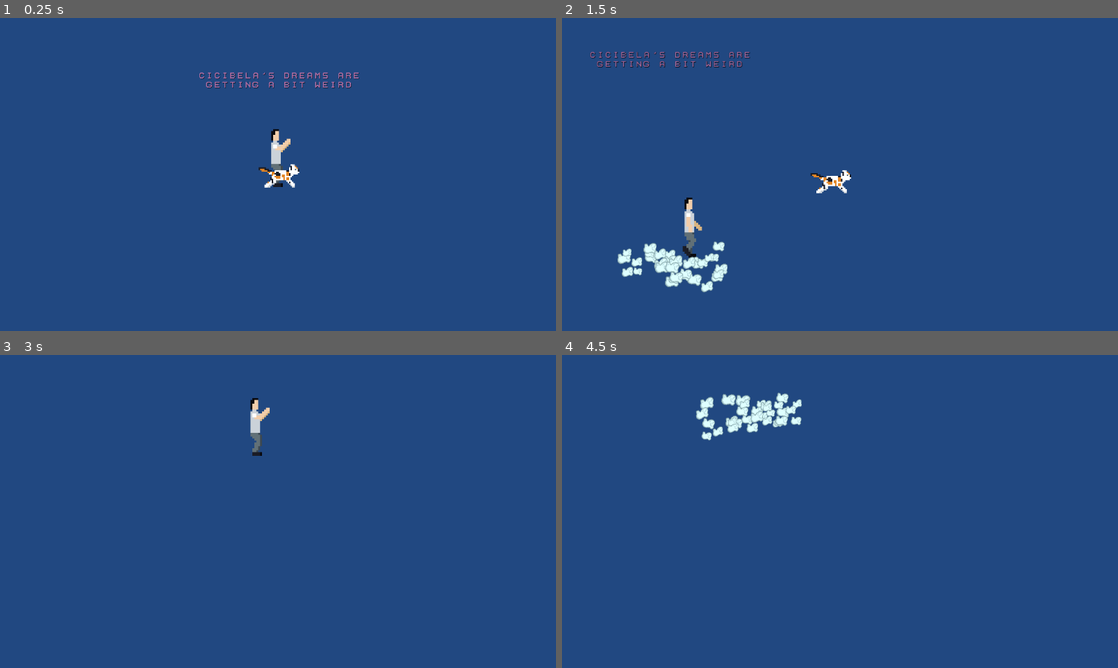
Above: before the commit, frames 1-4 (two rows, left to right).
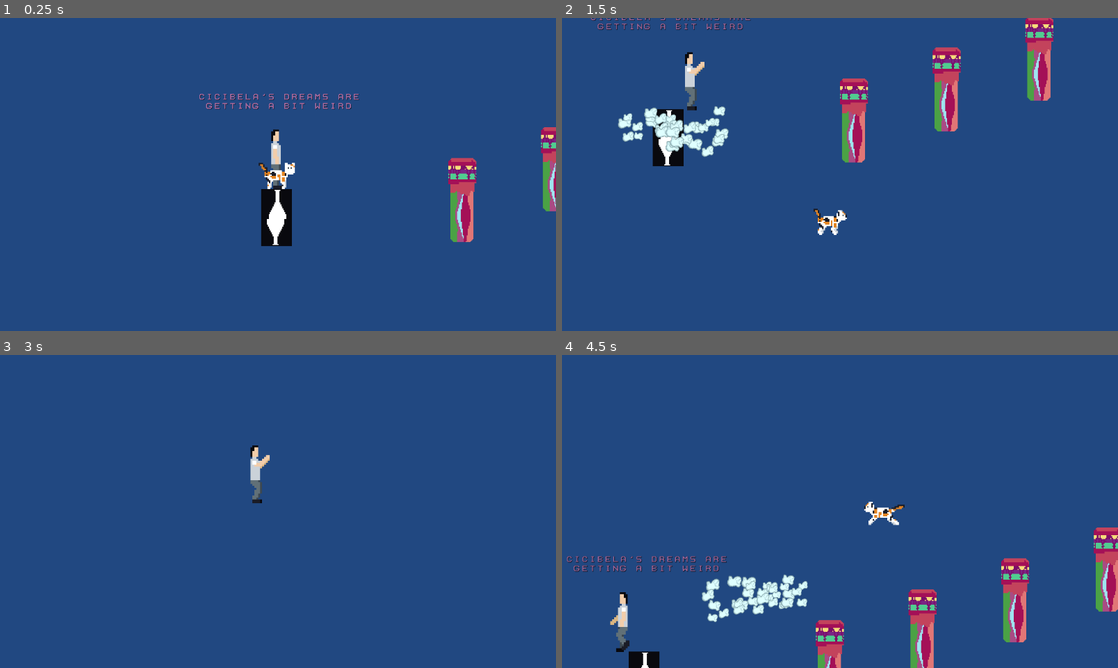
Above: after the commit, the same moments.

Repository: Nidjo123/LD55
Game: Godot game, scene res://Scenes/Level6.tscn
The game is run twice, just before and just after one commit, with the same random seed, the same clock (stepped at 60 frames per second) and the same inputs. This scene is started directly instead of the project's main scene.
Inputs:
- Up to frame 1 (0.25 s): no input
- Up to frame 2 (1.5 s): hold Down (summon) 0.53-1.28 s; hold Right (right) from 0.53 s (still down); tap Space (jump) at 0.77 s; tap F (switch_character) at 1.35 s
- Up to frame 3 (3 s): tap Space (jump) at 1.52 s; release Right (right) at 2.03 s; hold Left (left) 2.03-2.78 s; hold Down (summon) 2.03-2.78 s; hold Right (right) from 2.78 s (still down); tap F (switch_character) at 2.85 s
- Up to frame 4 (4.5 s): tap Space (jump) at 3.02, 3.77 s; hold Down (summon) 3.53-4.28 s; release Right (right) at 4.28 s; hold Left (left) from 4.28 s (still down); tap F (switch_character) at 4.35 s

The runs differ from the first frame. In frame 1, 4.3% of the frame differs, in the area x 35-100%, y 17-73%; in frame 2, 8.7%, in the area x 5-89%, y 0-88%; in frame 3, 0.6%; in frame 4, 8.2%.

Commit message:
Fix tile set

Diff:
--- a/Scenes/Level6.tscn
+++ b/Scenes/Level6.tscn
@@ -203,12 +203,303 @@
 
 [sub_resource type="WorldBoundaryShape2D" id="WorldBoundaryShape2D_l1qoe"]
 
+[sub_resource type="TileSetAtlasSource" id="TileSetAtlasSource_f4bcq"]
+texture = ExtResource("6_hqpc2")
+texture_region_size = Vector2i(32, 32)
+0:0/0 = 0
+0:0/0/terrain_set = 0
+0:0/0/terrain = 0
+0:0/0/physics_layer_0/linear_velocity = Vector2(0, 0)
+0:0/0/physics_layer_0/angular_velocity = 0.0
+0:0/0/physics_layer_0/polygon_0/points = PackedVector2Array(-16, -16, 16, -16, 16, 16, -16, 16)
+0:0/0/terrains_peering_bit/bottom_side = 0
+1:0/0 = 0
+1:0/0/terrain_set = 0
+1:0/0/terrain = 0
+1:0/0/physics_layer_0/linear_velocity = Vector2(0, 0)
+1:0/0/physics_layer_0/angular_velocity = 0.0
+1:0/0/physics_layer_0/polygon_0/points = PackedVector2Array(-16, -16, 16, -16, 16, 16, -16, 16)
+2:0/0 = 0
+2:0/0/terrain_set = 0
+2:0/0/terrain = 0
+2:0/0/physics_layer_0/linear_velocity = Vector2(0, 0)
+2:0/0/physics_layer_0/angular_velocity = 0.0
+2:0/0/physics_layer_0/polygon_0/points = PackedVector2Array(-16, -16, 16, -16, 16, 16, -16, 16)
+3:0/0 = 0
+3:0/0/terrain_set = 0
+3:0/0/terrain = 0
+3:0/0/physics_layer_0/linear_velocity = Vector2(0, 0)
+3:0/0/physics_layer_0/angular_velocity = 0.0
+3:0/0/physics_layer_0/polygon_0/points = PackedVector2Array(-16, -16, 16, -16, 16, 16, -16, 16)
+4:0/0 = 0
+4:0/0/terrain_set = 0
+4:0/0/terrain = 0
+4:0/0/physics_layer_0/linear_velocity = Vector2(0, 0)
+4:0/0/physics_layer_0/angular_velocity = 0.0
+4:0/0/physics_layer_0/polygon_0/points = PackedVector2Array(-16, -16, 16, -16, 16, 16, -16, 16)
+5:0/0 = 0
+5:0/0/terrain_set = 0
+5:0/0/terrain = 0
+5:0/0/physics_layer_0/linear_velocity = Vector2(0, 0)
+5:0/0/physics_layer_0/angular_velocity = 0.0
+5:0/0/physics_layer_0/polygon_0/points = PackedVector2Array(-16, -16, 16, -16, 16, 16, -16, 16)
+6:0/0 = 0
+6:0/0/terrain_set = 0
+6:0/0/terrain = 0
+6:0/0/physics_layer_0/linear_velocity = Vector2(0, 0)
+6:0/0/physics_layer_0/angular_velocity = 0.0
+6:0/0/physics_layer_0/polygon_0/points = PackedVector2Array(-16, -16, 16, -16, 16, 16, -16, 16)
+7:0/0 = 0
+7:0/0/terrain_set = 0
+7:0/0/terrain = 0
+7:0/0/physics_layer_0/linear_velocity = Vector2(0, 0)
+7:0/0/physics_layer_0/angular_velocity = 0.0
+7:0/0/physics_layer_0/polygon_0/points = PackedVector2Array(-16, -16, 16, -16, 16, 16, -16, 16)
+8:0/0 = 0
+8:0/0/terrain_set = 0
+8:0/0/terrain = 0
+8:0/0/physics_layer_0/linear_velocity = Vector2(0, 0)
+8:0/0/physics_layer_0/angular_velocity = 0.0
+8:0/0/physics_layer_0/polygon_0/points = PackedVector2Array(-16, -16, 16, -16, 16, 16, -16, 16)
+9:0/0 = 0
+9:0/0/terrain_set = 0
+9:0/0/terrain = 0
+9:0/0/physics_layer_0/linear_velocity = Vector2(0, 0)
+9:0/0/physics_layer_0/angular_velocity = 0.0
+9:0/0/physics_layer_0/polygon_0/points = PackedVector2Array(-16, -16, 16, -16, 16, 16, -16, 16)
+10:0/0 = 0
+10:0/0/terrain_set = 0
+10:0/0/terrain = 0
+10:0/0/physics_layer_0/linear_velocity = Vector2(0, 0)
+10:0/0/physics_layer_0/angular_velocity = 0.0
+10:0/0/physics_layer_0/polygon_0/points = PackedVector2Array(-16, -16, 16, -16, 16, 16, -16, 16)
+11:0/0 = 0
+11:0/0/terrain_set = 0
+11:0/0/terrain = 0
+11:0/0/physics_layer_0/linear_velocity = Vector2(0, 0)
+11:0/0/physics_layer_0/angular_velocity = 0.0
+11:0/0/physics_layer_0/polygon_0/points = PackedVector2Array(-16, -16, 16, -16, 16, 16, -16, 16)
+0:1/0 = 0
+0:1/0/terrain_set = 0
+0:1/0/terrain = 0
+0:1/0/physics_layer_0/linear_velocity = Vector2(0, 0)
+0:1/0/physics_layer_0/angular_velocity = 0.0
+0:1/0/physics_layer_0/polygon_0/points = PackedVector2Array(-16, -16, 16, -16, 16, 16, -16, 16)
+0:1/0/terrains_peering_bit/bottom_side = 0
+0:1/0/terrains_peering_bit/top_side = 0
+1:1/0 = 0
+1:1/0/terrain_set = 0
+1:1/0/terrain = 0
+1:1/0/physics_layer_0/linear_velocity = Vector2(0, 0)
+1:1/0/physics_layer_0/angular_velocity = 0.0
+1:1/0/physics_layer_0/polygon_0/points = PackedVector2Array(-16, -16, 16, -16, 16, 16, -16, 16)
+2:1/0 = 0
+2:1/0/terrain_set = 0
+2:1/0/terrain = 0
+2:1/0/physics_layer_0/linear_velocity = Vector2(0, 0)
+2:1/0/physics_layer_0/angular_velocity = 0.0
+2:1/0/physics_layer_0/polygon_0/points = PackedVector2Array(-16, -16, 16, -16, 16, 16, -16, 16)
+3:1/0 = 0
+3:1/0/terrain_set = 0
+3:1/0/terrain = 0
+3:1/0/physics_layer_0/linear_velocity = Vector2(0, 0)
+3:1/0/physics_layer_0/angular_velocity = 0.0
+3:1/0/physics_layer_0/polygon_0/points = PackedVector2Array(-16, -16, 16, -16, 16, 16, -16, 16)
+4:1/0 = 0
+4:1/0/terrain_set = 0
+4:1/0/terrain = 0
+4:1/0/physics_layer_0/linear_velocity = Vector2(0, 0)
+4:1/0/physics_layer_0/angular_velocity = 0.0
+4:1/0/physics_layer_0/polygon_0/points = PackedVector2Array(-16, -16, 16, -16, 16, 16, -16, 16)
+5:1/0 = 0
+5:1/0/terrain_set = 0
+5:1/0/terrain = 0
+5:1/0/physics_layer_0/linear_velocity = Vector2(0, 0)
+5:1/0/physics_layer_0/angular_velocity = 0.0
+5:1/0/physics_layer_0/polygon_0/points = PackedVector2Array(-16, -16, 16, -16, 16, 16, -16, 16)
+6:1/0 = 0
+6:1/0/terrain_set = 0
+6:1/0/terrain = 0
+6:1/0/physics_layer_0/linear_velocity = Vector2(0, 0)
+6:1/0/physics_layer_0/angular_velocity = 0.0
+6:1/0/physics_layer_0/polygon_0/points = PackedVector2Array(-16, -16, 16, -16, 16, 16, -16, 16)
+7:1/0 = 0
+7:1/0/terrain_set = 0
+7:1/0/terrain = 0
+7:1/0/physics_layer_0/linear_velocity = Vector2(0, 0)
+7:1/0/physics_layer_0/angular_velocity = 0.0
+7:1/0/physics_layer_0/polygon_0/points = PackedVector2Array(-16, -16, 16, -16, 16, 16, -16, 16)
+8:1/0 = 0
+8:1/0/terrain_set = 0
+8:1/0/terrain = 0
+8:1/0/physics_layer_0/linear_velocity = Vector2(0, 0)
+8:1/0/physics_layer_0/angular_velocity = 0.0
+8:1/0/physics_layer_0/polygon_0/points = PackedVector2Array(-16, -16, 16, -16, 16, 16, -16, 16)
+9:1/0 = 0
+9:1/0/terrain_set = 0
+9:1/0/terrain = 0
+9:1/0/physics_layer_0/linear_velocity = Vector2(0, 0)
+9:1/0/physics_layer_0/angular_velocity = 0.0
+9:1/0/physics_layer_0/polygon_0/points = PackedVector2Array(-16, -16, 16, -16, 16, 16, -16, 16)
+11:1/0 = 0
+11:1/0/terrain_set = 0
+11:1/0/terrain = 0
+11:1/0/physics_layer_0/linear_velocity = Vector2(0, 0)
+11:1/0/physics_layer_0/angular_velocity = 0.0
+11:1/0/physics_layer_0/polygon_0/points = PackedVector2Array(-16, -16, 16, -16, 16, 16, -16, 16)
+0:2/0 = 0
+0:2/0/terrain_set = 0
+0:2/0/terrain = 0
+0:2/0/physics_layer_0/linear_velocity = Vector2(0, 0)
+0:2/0/physics_layer_0/angular_velocity = 0.0
+0:2/0/physics_layer_0/polygon_0/points = PackedVector2Array(-16, -16, 16, -16, 16, 16, -16, 16)
+0:2/0/terrains_peering_bit/top_side = 0
+1:2/0 = 0
+1:2/0/terrain_set = 0
+1:2/0/terrain = 0
+1:2/0/physics_layer_0/linear_velocity = Vector2(0, 0)
+1:2/0/physics_layer_0/angular_velocity = 0.0
+1:2/0/physics_layer_0/polygon_0/points = PackedVector2Array(-16, -16, 16, -16, 16, 16, -16, 16)
+2:2/0 = 0
+2:2/0/terrain_set = 0
+2:2/0/terrain = 0
+2:2/0/physics_layer_0/linear_velocity = Vector2(0, 0)
+2:2/0/physics_layer_0/angular_velocity = 0.0
+2:2/0/physics_layer_0/polygon_0/points = PackedVector2Array(-16, -16, 16, -16, 16, 16, -16, 16)
+3:2/0 = 0
+3:2/0/terrain_set = 0
+3:2/0/terrain = 0
+3:2/0/physics_layer_0/linear_velocity = Vector2(0, 0)
+3:2/0/physics_layer_0/angular_velocity = 0.0
+3:2/0/physics_layer_0/polygon_0/points = PackedVector2Array(-16, -16, 16, -16, 16, 16, -16, 16)
+4:2/0 = 0
+4:2/0/terrain_set = 0
+4:2/0/terrain = 0
+4:2/0/physics_layer_0/linear_velocity = Vector2(0, 0)
+4:2/0/physics_layer_0/angular_velocity = 0.0
+4:2/0/physics_layer_0/polygon_0/points = PackedVector2Array(-16, -16, 16, -16, 16, 16, -16, 16)
+5:2/0 = 0
+5:2/0/terrain_set = 0
+5:2/0/terrain = 0
+5:2/0/physics_layer_0/linear_velocity = Vector2(0, 0)
+5:2/0/physics_layer_0/angular_velocity = 0.0
+5:2/0/physics_layer_0/polygon_0/points = PackedVector2Array(-16, -16, 16, -16, 16, 16, -16, 16)
+6:2/0 = 0
+6:2/0/terrain_set = 0
+6:2/0/terrain = 0
+6:2/0/physics_layer_0/linear_velocity = Vector2(0, 0)
+6:2/0/physics_layer_0/angular_velocity = 0.0
+6:2/0/physics_layer_0/polygon_0/points = PackedVector2Array(-16, -16, 16, -16, 16, 16, -16, 16)
+7:2/0 = 0
+7:2/0/terrain_set = 0
+7:2/0/terrain = 0
+7:2/0/physics_layer_0/linear_velocity = Vector2(0, 0)
+7:2/0/physics_layer_0/angular_velocity = 0.0
+7:2/0/physics_layer_0/polygon_0/points = PackedVector2Array(-16, -16, 16, -16, 16, 16, -16, 16)
+8:2/0 = 0
+8:2/0/terrain_set = 0
+8:2/0/terrain = 0
+8:2/0/physics_layer_0/linear_velocity = Vector2(0, 0)
+8:2/0/physics_layer_0/angular_velocity = 0.0
+8:2/0/physics_layer_0/polygon_0/points = PackedVector2Array(-16, -16, 16, -16, 16, 16, -16, 16)
+9:2/0 = 0
+9:2/0/terrain_set = 0
+9:2/0/terrain = 0
+9:2/0/physics_layer_0/linear_velocity = Vector2(0, 0)
+9:2/0/physics_layer_0/angular_velocity = 0.0
+9:2/0/physics_layer_0/polygon_0/points = PackedVector2Array(-16, -16, 16, -16, 16, 16, -16, 16)
+10:2/0 = 0
+10:2/0/terrain_set = 0
+10:2/0/terrain = 0
+10:2/0/physics_layer_0/linear_velocity = Vector2(0, 0)
+10:2/0/physics_layer_0/angular_velocity = 0.0
+10:2/0/physics_layer_0/polygon_0/points = PackedVector2Array(-16, -16, 16, -16, 16, 16, -16, 16)
+11:2/0 = 0
+11:2/0/terrain_set = 0
+11:2/0/terrain = 0
+11:2/0/physics_layer_0/linear_velocity = Vector2(0, 0)
+11:2/0/physics_layer_0/angular_velocity = 0.0
+11:2/0/physics_layer_0/polygon_0/points = PackedVector2Array(-16, -16, 16, -16, 16, 16, -16, 16)
+0:3/0 = 0
+0:3/0/terrain_set = 0
+0:3/0/terrain = 0
+0:3/0/physics_layer_0/linear_velocity = Vector2(0, 0)
+0:3/0/physics_layer_0/angular_velocity = 0.0
+0:3/0/physics_layer_0/polygon_0/points = PackedVector2Array(-16, -16, 16, -16, 16, 16, -16, 16)
+1:3/0 = 0
+1:3/0/terrain_set = 0
+1:3/0/terrain = 0
+1:3/0/physics_layer_0/linear_velocity = Vector2(0, 0)
+1:3/0/physics_layer_0/angular_velocity = 0.0
+1:3/0/physics_layer_0/polygon_0/points = PackedVector2Array(-16, -16, 16, -16, 16, 16, -16, 16)
+2:3/0 = 0
+2:3/0/terrain_set = 0
+2:3/0/terrain = 0
+2:3/0/physics_layer_0/linear_velocity = Vector2(0, 0)
+2:3/0/physics_layer_0/angular_velocity = 0.0
+2:3/0/physics_layer_0/polygon_0/points = PackedVector2Array(-16, -16, 16, -16, 16, 16, -16, 16)
+3:3/0 = 0
+3:3/0/terrain_set = 0
+3:3/0/terrain = 0
+3:3/0/physics_layer_0/linear_velocity = Vector2(0, 0)
+3:3/0/physics_layer_0/angular_velocity = 0.0
+3:3/0/physics_layer_0/polygon_0/points = PackedVector2Array(-16, -16, 16, -16, 16, 16, -16, 16)
+4:3/0 = 0
+4:3/0/terrain_set = 0
+4:3/0/terrain = 0
+4:3/0/physics_layer_0/linear_velocity = Vector2(0, 0)
+4:3/0/physics_layer_0/angular_velocity = 0.0
+4:3/0/physics_layer_0/polygon_0/points = PackedVector2Array(-16, -16, 16, -16, 16, 16, -16, 16)
+5:3/0 = 0
+5:3/0/terrain_set = 0
+5:3/0/terrain = 0
+5:3/0/physics_layer_0/linear_velocity = Vector2(0, 0)
+5:3/0/physics_layer_0/angular_velocity = 0.0
+5:3/0/physics_layer_0/polygon_0/points = PackedVector2Array(-16, -16, 16, -16, 16, 16, -16, 16)
+6:3/0 = 0
+6:3/0/terrain_set = 0
+6:3/0/terrain = 0
+6:3/0/physics_layer_0/linear_velocity = Vector2(0, 0)
+6:3/0/physics_layer_0/angular_velocity = 0.0
+6:3/0/physics_layer_0/polygon_0/points = PackedVector2Array(-16, -16, 16, -16, 16, 16, -16, 16)
+7:3/0 = 0
+7:3/0/terrain_set = 0
+7:3/0/terrain = 0
+7:3/0/physics_layer_0/linear_velocity = Vector2(0, 0)
+7:3/0/physics_layer_0/angular_velocity = 0.0
+7:3/0/physics_layer_0/polygon_0/points = PackedVector2Array(-16, -16, 16, -16, 16, 16, -16, 16)
+8:3/0 = 0
+8:3/0/terrain_set = 0
+8:3/0/terrain = 0
+8:3/0/physics_layer_0/linear_velocity = Vector2(0, 0)
+8:3/0/physics_layer_0/angular_velocity = 0.0
+8:3/0/physics_layer_0/polygon_0/points = PackedVector2Array(-16, -16, 16, -16, 16, 16, -16, 16)
+9:3/0 = 0
+9:3/0/terrain_set = 0
+9:3/0/terrain = 0
+9:3/0/physics_layer_0/linear_velocity = Vector2(0, 0)
+9:3/0/physics_layer_0/angular_velocity = 0.0
+9:3/0/physics_layer_0/polygon_0/points = PackedVector2Array(-16, -16, 16, -16, 16, 16, -16, 16)
+10:3/0 = 0
+10:3/0/terrain_set = 0
+10:3/0/terrain = 0
+10:3/0/physics_layer_0/linear_velocity = Vector2(0, 0)
+10:3/0/physics_layer_0/angular_velocity = 0.0
+10:3/0/physics_layer_0/polygon_0/points = PackedVector2Array(-16, -16, 16, -16, 16, 16, -16, 16)
+11:3/0 = 0
+11:3/0/terrain_set = 0
+11:3/0/terrain = 0
+11:3/0/physics_layer_0/linear_velocity = Vector2(0, 0)
+11:3/0/physics_layer_0/angular_velocity = 0.0
+11:3/0/physics_layer_0/polygon_0/points = PackedVector2Array(-16, -16, 16, -16, 16, 16, -16, 16)
+
 [sub_resource type="TileSet" id="TileSet_bof7w"]
 tile_size = Vector2i(32, 32)
 physics_layer_0/collision_layer = 4
 terrain_set_0/mode = 0
 terrain_set_0/terrain_0/name = "Terrain 0"
 terrain_set_0/terrain_0/color = Color(0.5, 0.34375, 0.25, 1)
+sources/0 = SubResource("TileSetAtlasSource_f4bcq")
 
 [sub_resource type="RectangleShape2D" id="RectangleShape2D_0o4k7"]
 size = Vector2(327.5, 133)
Not shown: 1 places in Scenes/Level6.tscn that only renumber resources
Not shown, changed: export_presets.cfg
